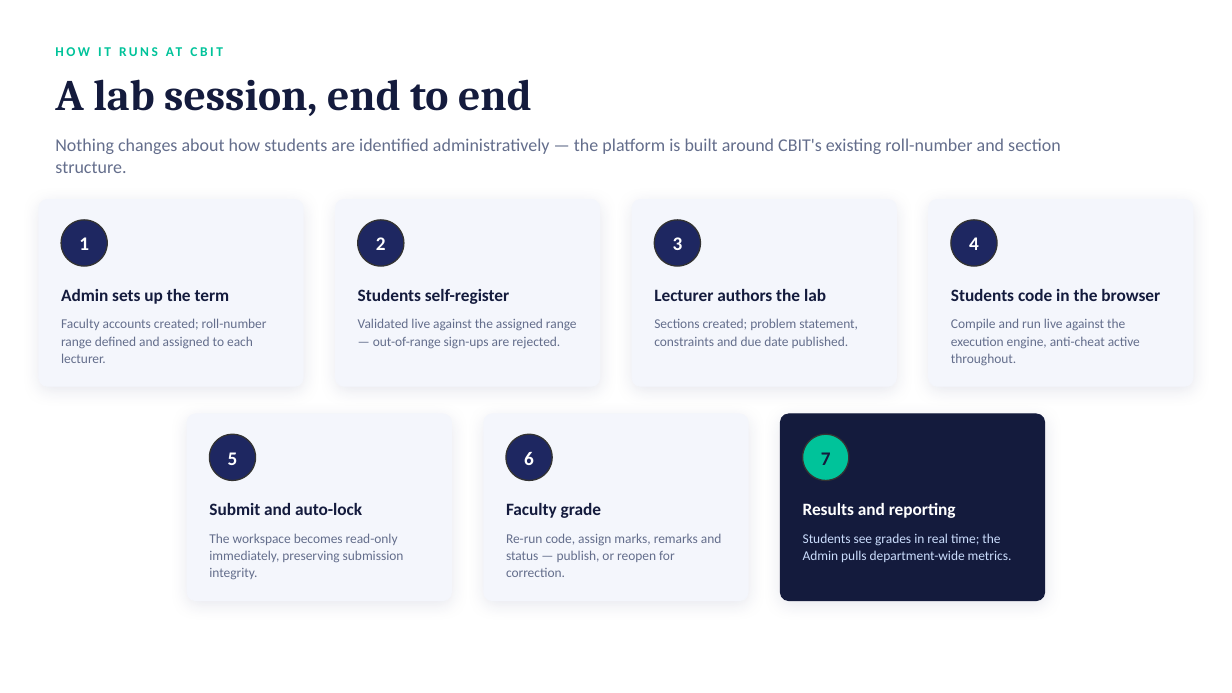
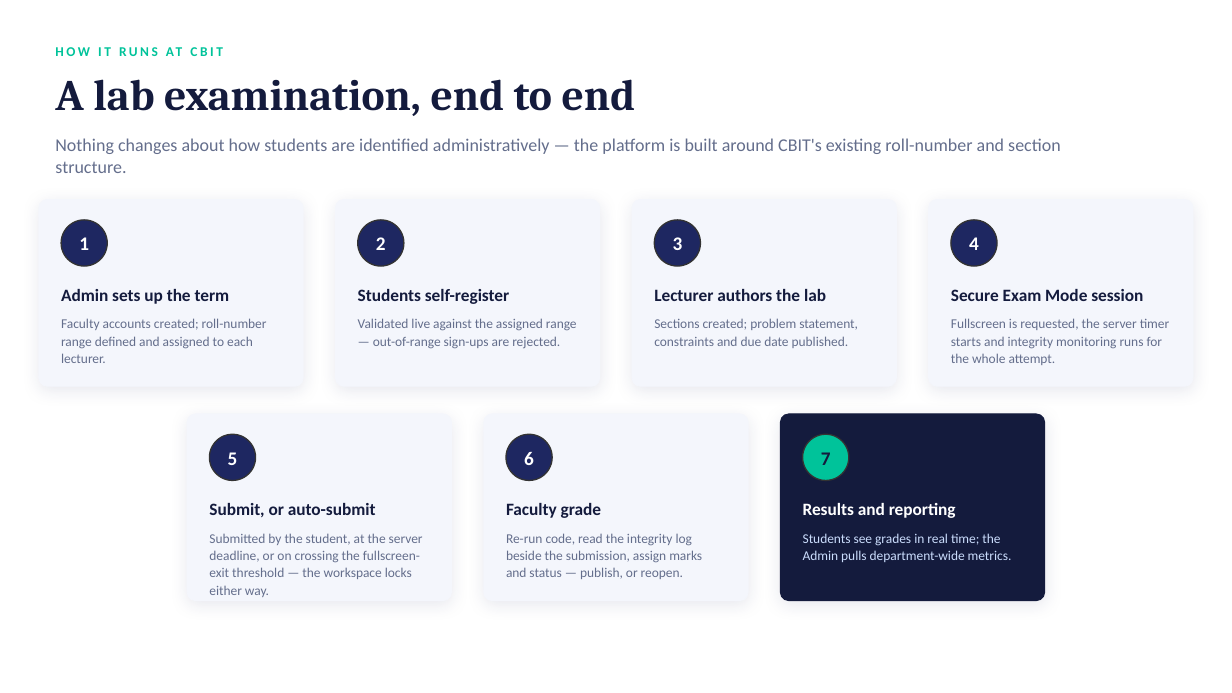
Before and after one commit to vudigapranav/LabSubmit, a slide deck: slide 15 of Proposal/LabSubmit_HOD_Presentation.pptx (slide 9 before the commit). Drawn at 1232x693 pixels with LibreOffice and Linux fonts; fonts in the diff are those of the drawing. Boxes give left, top, right and bottom in pixels: in the first picture for what was removed or moved away, otherwise in the second. Text is boxed around its words. In the diff, an @@ line names an element or a change of style, - is before the commit and + after.

```diff
--- a/Proposal/LabSubmit_HOD_Presentation.pptx
+++ b/Proposal/LabSubmit_HOD_Presentation.pptx
@@ text at (x1=55, y1=79, x2=636, y2=116): text changed @@
-A lab session, end to end
+A lab examination, end to end
@@ text at (x1=951, y1=289, x2=1143, y2=301): text changed @@
-Students code in the browser
+Secure Exam Mode session
@@ text at (x1=951, y1=318, x2=1169, y2=365): text changed @@
-Compile and run live against the execution engine, anti-cheat active throughout.
+Fullscreen is requested, the server timer starts and integrity monitoring runs for the whole attempt.
@@ text at (x1=209, y1=503, x2=376, y2=517): text changed @@
-Submit and auto-lock
+Submit, or auto-submit
@@ text at (x1=209, y1=533, x2=423, y2=597): text changed @@
-The workspace becomes read-only immediately, preserving submission integrity.
+Submitted by the student, at the server deadline, or on crossing the fullscreen-exit threshold — the workspace locks either way.
@@ text at (x1=506, y1=533, x2=702, y2=579): text changed @@
-Re-run code, assign marks, remarks and status — publish, or reopen for correction.
+Re-run code, read the integrity log beside the submission, assign marks and status — publish, or reopen.
```
Also in this commit, not shown: 8 other slides changed, 7 slides added, 21 other files.
